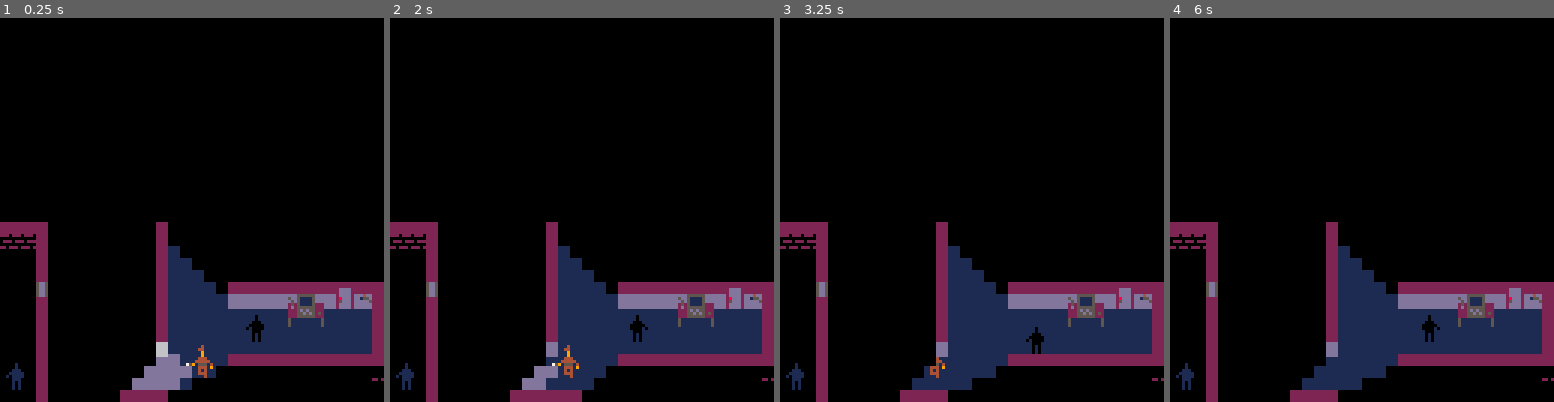
Above: before the commit, frames 1-4 (left to right).
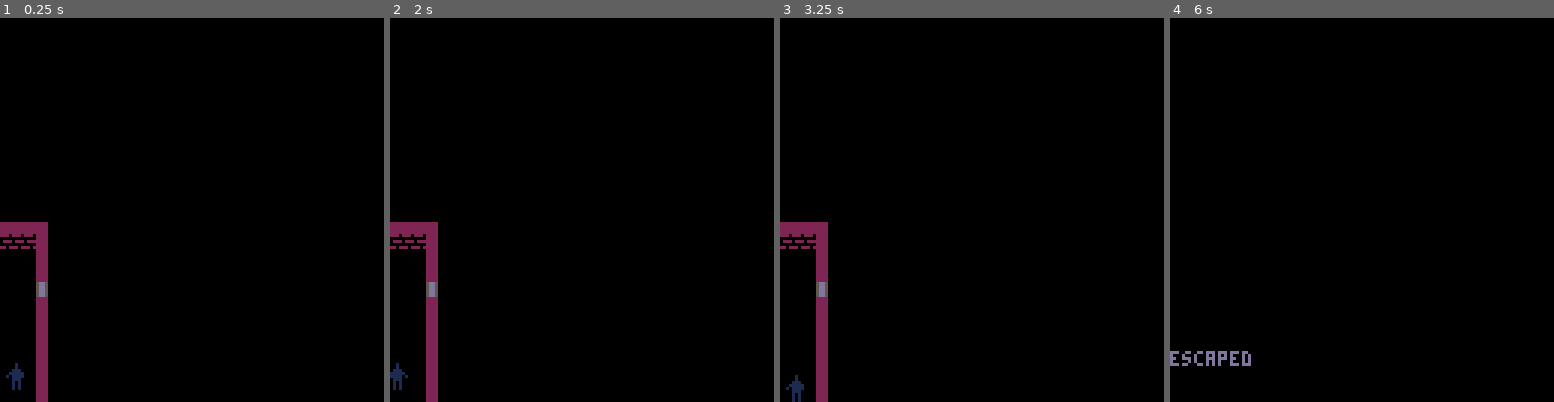
Above: after the commit, the same moments.

Repository: ironchestgames/pico-8-carts
Game: PICO-8 cartridge stealth.p8
Two runs of this game, one before a commit and one after it. Both use one fixed random seed, a clock stepped at 60 frames per second and the inputs below.
Inputs:
- Up to frame 1 (0.25 s): no input
- Up to frame 2 (2 s): tap O (Z key) at 0.33, 0.7, 1.43 s; tap X (X key) at 1.07 s; hold Left from 1.97 s (still down)
- Up to frame 3 (3.25 s): tap X (X key) every 0.33 s from 2.07 to 3.07 s; tap O (Z key) at 2.22, 3.1 s; release Left at 2.37 s; hold Down 2.42-2.82 s; hold Right from 2.87 s (still down)
- Up to frame 4 (6 s): tap X (X key) every 0.33 s from 3.4 to 5.73 s; release Right at 3.53 s; hold Up 3.58-4.08 s; tap O (Z key) at 3.98, 4.87, 5.75 s; hold Right 4.13-4.53 s; hold Down 4.58-5.08 s; hold Left 5.13-5.8 s; hold Up from 5.85 s (still down)

The runs differ from the first frame. In frame 1, 15% of the frame differs, in the area x 31-100%, y 53-100%; in frame 2, 16%; in frame 3, 15%; in frame 4, 18%, in the area x 0-100%, y 53-100%.

Commit message:
stealth - fix fog wrapping bug

Diff:
--- a/stealth.p8
+++ b/stealth.p8
@@ -4,15 +4,6 @@
 -- sneaky stealy
 
 --[[
-
-- locked doors
- - sfx
-
-- fix fog wrapping bug
-
-- fix generic loot sound
- - play in player loots
- - remove from action functions
 
 - filing drawers
  - search (up/down?)
@@ -48,6 +39,13 @@
 
 - cabinet
  - search (how? just open?)
+
+- fix generic loot sound
+ - play in player loots
+ - remove from action functions
+
+- locked doors
+ - sfx
 
 - table???
  - hide under
@@ -222,7 +220,7 @@
 
 
 local players={
- {x=21,y=26},
+ -- {x=21,y=26},
  {x=1,y=30},
 }
 
@@ -236,20 +234,20 @@
 end
 
 local guards={
- {
-  x=12,y=10,
-  dx=-1,dy=0,
-  state='patrolling',
-  state_c=0,
-  state_c2=0,
- },
- {
-  x=16,y=30,
-  dx=-1,dy=0,
-  state='patrolling',
-  state_c=0,
-  state_c2=0,
- },
+ -- {
+ --  x=12,y=10,
+ --  dx=-1,dy=0,
+ --  state='patrolling',
+ --  state_c=0,
+ --  state_c2=0,
+ -- },
+ -- {
+ --  x=16,y=30,
+ --  dx=-1,dy=0,
+ --  state='patrolling',
+ --  state_c=0,
+ --  state_c2=0,
+ -- },
 }
 
 local alertlvl=1
@@ -1275,7 +1273,7 @@
      local _c=0
      local _bx=_x
      local _by=_y
-     while floor[_by*32+_bx] != 2 and floor[_by*32+_bx] != nil and _c <= _l do
+     while _by < 32 and _by >= 0 and _bx < 32 and _bx >= 0 and floor[_by*32+_bx] != 2 and floor[_by*32+_bx] != nil and _c <= _l do
       fog[_by*32+_bx]=0
       _bx+=_d.dx
       _by+=_d.dy
